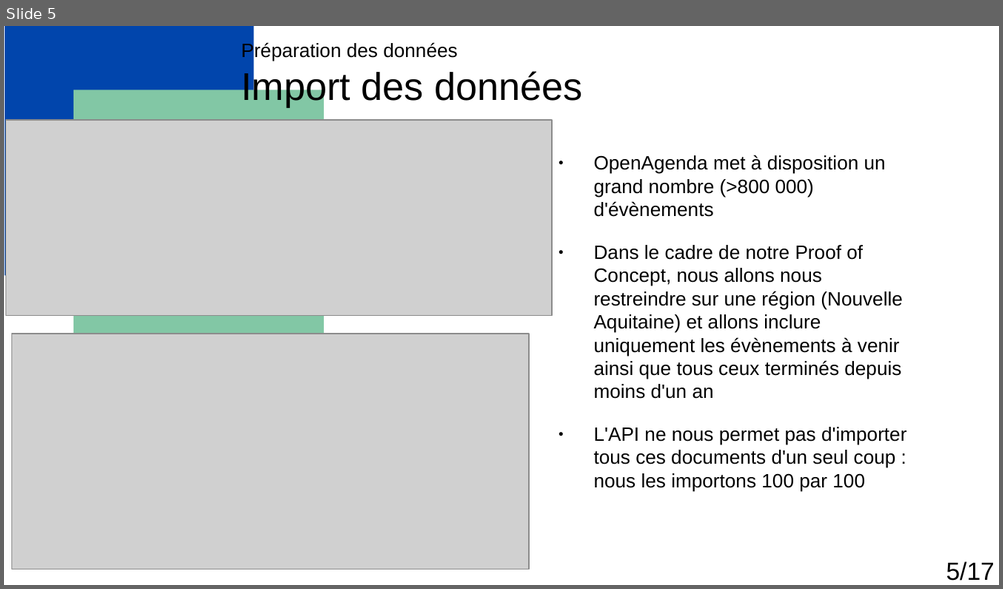
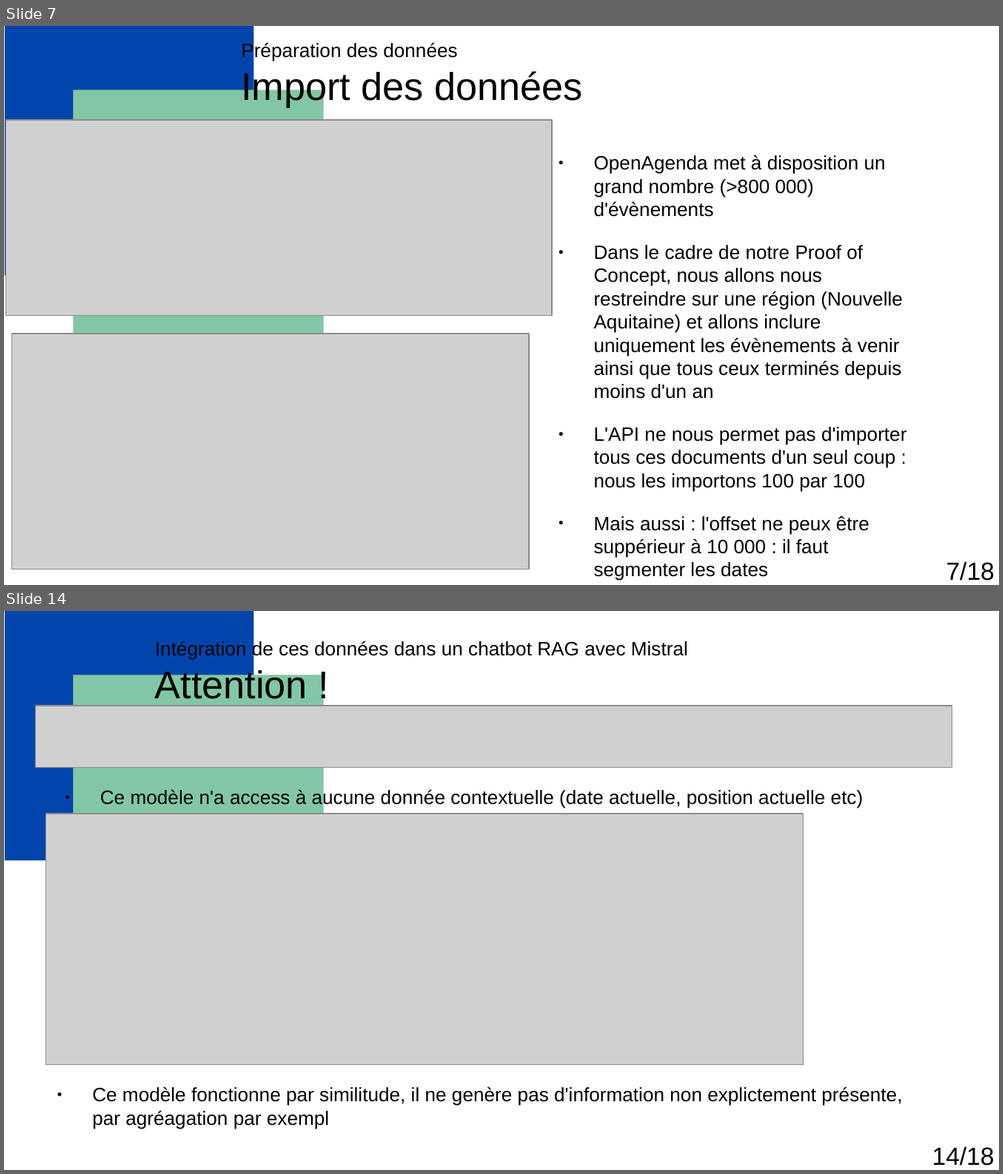
Before and after one commit to Florian-Biggio/Events-with-RAG, a slide deck: Biggio_Florian_1_presentation_052025.odp. Shown one above the other, each under a label of ours: slide 5 before the commit, slides 7 and 14 after it; the slides between them are not shown. The pictures are 1003x589 and 1003x1174 pixels, drawn with LibreOffice and Linux fonts; fonts in the diff are those of the drawing; grey boxes stand for pictures. Boxes give left, top, right and bottom in pixels: in the first picture for what was removed or moved away, otherwise in the second. Text is boxed around its words. In the diff, an @@ line names an element or a change of style, - is before the commit and + after.

```diff
--- a/Biggio_Florian_1_presentation_052025.odp
+++ b/Biggio_Florian_1_presentation_052025.odp
@@ slide 14 added at (4, 611, 999, 1170), background #FFFFFF; not listed: 5 template elements that a slide beside it also shows @@
@@ title added at (155, 640, 688, 706), 14 pt, text #000000 @@
+Intégration de ces données dans un chatbot RAG avec Mistral
+Attention !
@@ picture added at (36, 706, 952, 767) @@
@@ text added at (100, 789, 863, 809), 14 pt, text #000000 @@
+● Ce modèle n'a access à aucune donnée contextuelle (date actuelle, position actuelle etc)
@@ picture added at (45, 814, 802, 1065) @@
@@ text added at (92, 1087, 902, 1129), 14 pt, text #000000 @@
+● Ce modèle fonctionne par similitude, il ne genère pas d'information non explictement présente, par agréagation par exempl
@@ text added at (932, 1147, 994, 1166), 18 pt, text #000000 @@
+14/18
@@ what was slide 5 is now slide 7 @@
@@ slide 7 changed as well @@
@@ text at (594, 517, 869, 581): paragraph added @@
+● Mais aussi : l'offset ne peux être suppérieur à 10 000 : il faut segmenter les dates
@@ text at (946, 562, 994, 581): text changed @@
-5/17
+7/18
```
Also in this commit, not shown: 6 other slides changed, 10 other slides added, 12 slides removed, 25 other files.
